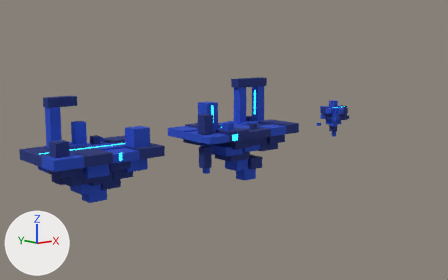
Two versions of the Blender file assets/blender/world01_islands.blend, one commit apart.
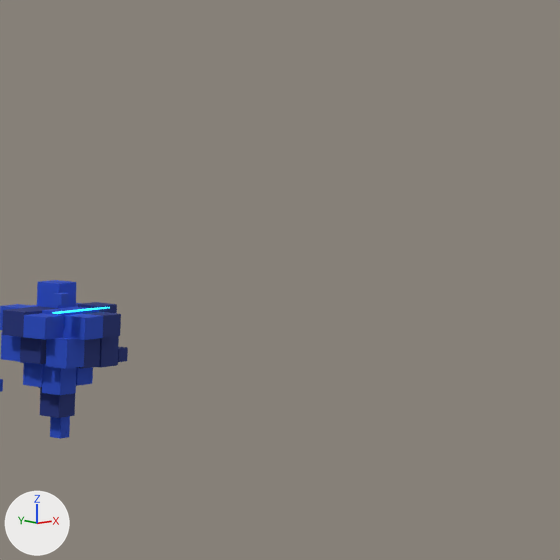
Each version is shown whole from a camera (50 mm lens) standing at (-45.4, -64.5, 12.7) and looking at (13.0, 4.8, -2.0), then close up on the part from 71% to 100% of the width and 13% to 59% of the height. Every picture has the same lights, and +X, +Y and +Z are marked at lower left. The last two pictures show the newer version.

In view in the first close-up: 'Cluster_Blue', 'Cluster_Navy' and 1 more.
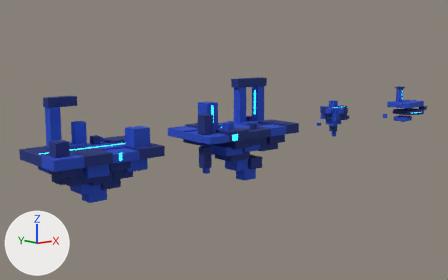
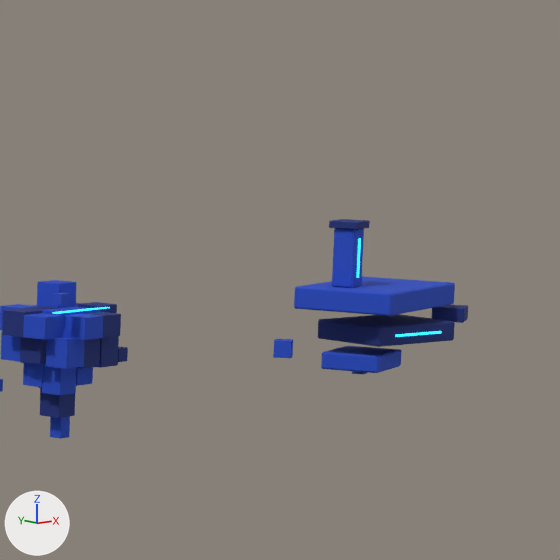
Commit message: island cluster B

What differs and where, as boxes [x1, y1, x2, y2] in the close-ups (560 x 560 px):
'ClusterB_Blue', added (blue): after [273, 228, 455, 373]
'ClusterB_Navy', added (dark blue): after [318, 219, 468, 374]
'ClusterB_Seams', added: after [356, 238, 442, 337]

Patch to the scene script:
```diff
--- a/assets/blender/world01_islands.blend.py
+++ b/assets/blender/world01_islands.blend.py
@@ me_clusterb_seams_mesh @@
+me_clusterb_seams_mesh.from_pydata(...)  # 16 vertices, 12 faces; spans x -1.61..1.64, y -2.16..-0.14, z -0.4..3.55
+me_clusterb_seams_mesh.materials.append(mat_island_cyan)  # cyan #2de2ff, glowing cyan #2de2ff
@@ me_clusterb_navy_mesh @@
+me_clusterb_navy_mesh.from_pydata(...)  # 80 vertices, 84 faces; spans x -2.27..4.55, y -2.25..2.41, z -2.55..4.25
+me_clusterb_navy_mesh.materials.append(mat_island_navy)  # dark blue #182c78
@@ me_clusterb_blue_mesh @@
+me_clusterb_blue_mesh.from_pydata(...)  # 80 vertices, 84 faces; spans x -3.98..3.25, y -2.49..2.49, z -1.9..3.95
+me_clusterb_blue_mesh.materials.append(mat_island_blue)  # blue #1f49c4
@@ ob_clusterb_seams @@
+ob_clusterb_seams = bpy.data.objects.new('ClusterB_Seams', me_clusterb_seams_mesh)
+ob_clusterb_seams.location = (52.0, 0.0, 0.0)
@@ ob_clusterb_navy @@
+ob_clusterb_navy = bpy.data.objects.new('ClusterB_Navy', me_clusterb_navy_mesh)
+ob_clusterb_navy.location = (52.0, 0.0, 0.0)
@@ ob_clusterb_blue @@
+ob_clusterb_blue = bpy.data.objects.new('ClusterB_Blue', me_clusterb_blue_mesh)
+ob_clusterb_blue.location = (52.0, 0.0, 0.0)
```
